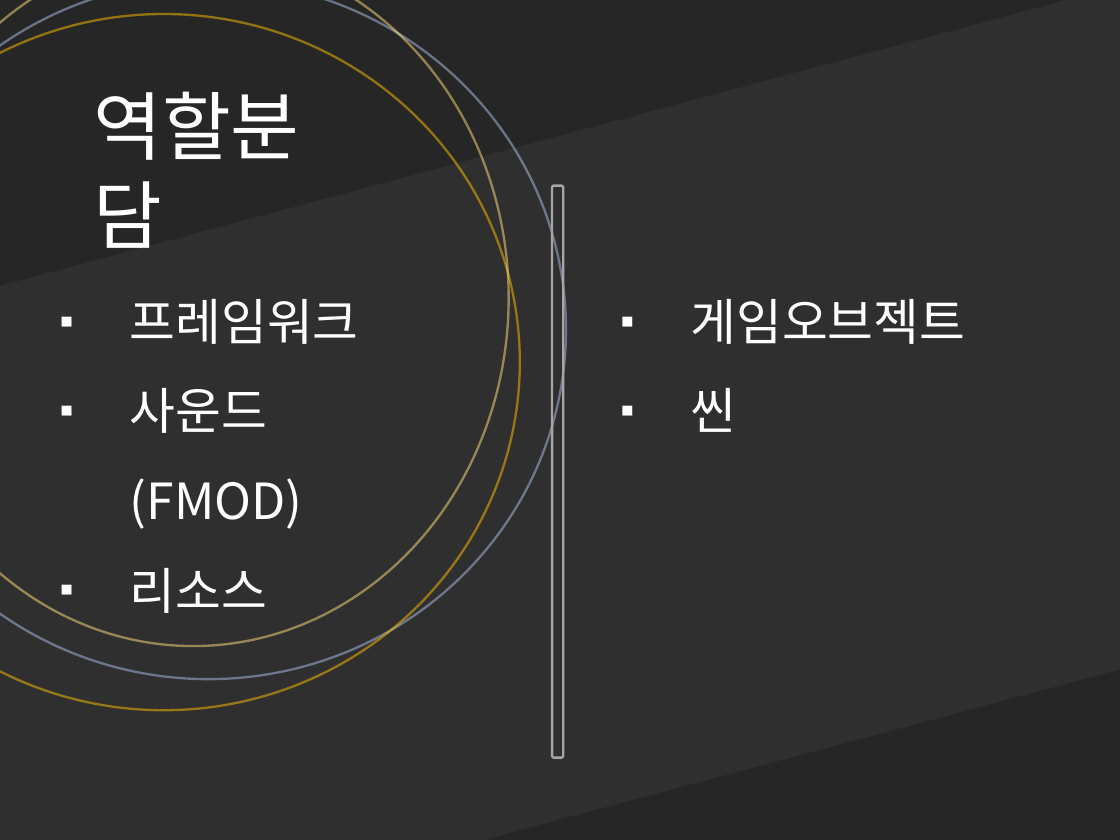
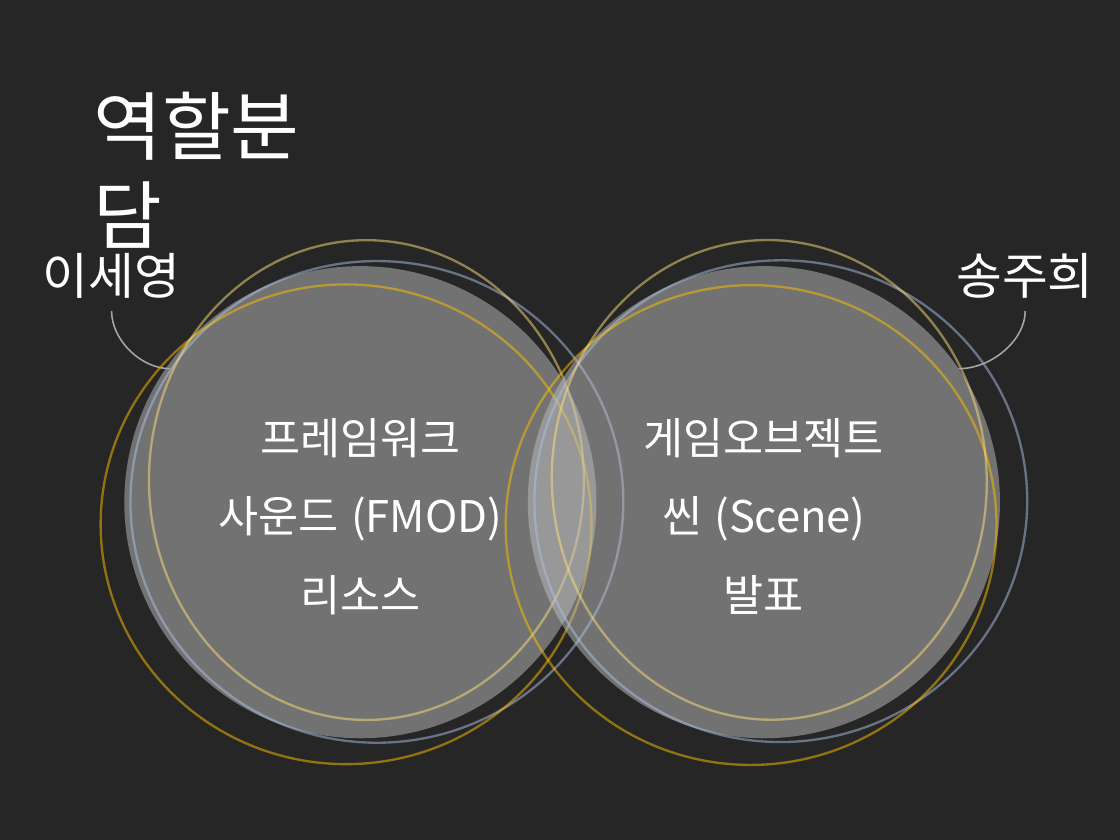
Before and after one commit to cmTEJAVA/Satellite, a slide deck: slide 4 of 발표자료/API 텀프로젝트 발표자료.pptx. Drawn at 1120x840 pixels with LibreOffice and Linux fonts; fonts in the diff are those of the drawing. Boxes give left, top, right and bottom in pixels: in the first picture for what was removed or moved away, otherwise in the second. Text is boxed around its words. In the diff, an @@ line names an element or a change of style, - is before the commit and + after.

```diff
--- a/발표자료/API 텀프로젝트 발표자료.pptx
+++ b/발표자료/API 텀프로젝트 발표자료.pptx
@@ rectangle removed at <box>0,0,1120,840</box> @@
@@ rounded rectangle removed at <box>552,185,563,758</box> @@
@@ ellipse added at <box>541,229,998,729</box>, outline #FF5B5B 1.5 pt @@
@@ text added at <box>43,244,180,298</box>, 32 pt, text #FFFFFF @@
+이세영
@@ ellipse "프레임워크": place and size @@
-ellipse "프레임워크" at <box>130,299,359,613</box>
+ellipse "프레임워크" at <box>124,267,597,739</box>
@@ ellipse "프레임워크" at <box>124,267,597,739</box>: vertical alignment top to middle; fill none to #BFBFBF at 50% opacity @@
@@ ellipse: place and size @@
-ellipse at <box>0,0,567,679</box>
+ellipse at <box>130,261,623,743</box>
@@ ellipse: place and size @@
-ellipse at <box>0,0,510,646</box>
+ellipse at <box>149,240,584,719</box>
@@ ellipse added at <box>523,248,1039,753</box>, outline #ABC0E4 1.5 pt @@
@@ ellipse "게임오브젝트" at <box>528,267,1000,739</box>: vertical alignment top to middle; fill none to #BFBFBF at 50% opacity @@
@@ ellipse "게임오브젝트": place and size @@
-ellipse "게임오브젝트" at <box>690,299,965,432</box>
+ellipse "게임오브젝트" at <box>528,267,1000,739</box>
@@ text added at <box>956,253,1093,298</box>, 32 pt, text #FFFFFF @@
+송주희
@@ ellipse: place and size @@
-ellipse at <box>0,15,520,711</box>
+ellipse at <box>101,284,591,764</box>
@@ ellipse added at <box>494,274,1007,777</box>, outline #FF0000 1.5 pt @@
@@ curved line added from (112, 311) to (170, 368), #A6A6A6 1 pt @@
@@ curved line added from (1025, 311) to (959, 368), #A6A6A6 1 pt @@
@@ text in ellipse at <box>260,418,460,615</box>: size 32 to 28 pt in "프레임워크", "리소스"; alignment left to centre; bullet ▪ to none @@
@@ text in ellipse at <box>644,418,884,458</box>: size 32 to 28 pt in "게임오브젝트"; alignment left to centre; bullet ▪ to none @@
@@ text in ellipse at <box>219,496,502,541</box>: text changed; size 32 to 28 pt @@
-▪ 사운드(FMOD)
+사운드 (FMOD)
@@ text in ellipse at <box>662,496,865,614</box>: text changed; size 32 to 28 pt @@
-▪ 씬
+씬 (Scene)
+발표
```
Also in this commit, not shown: 4 other slides changed, 2 other files.
